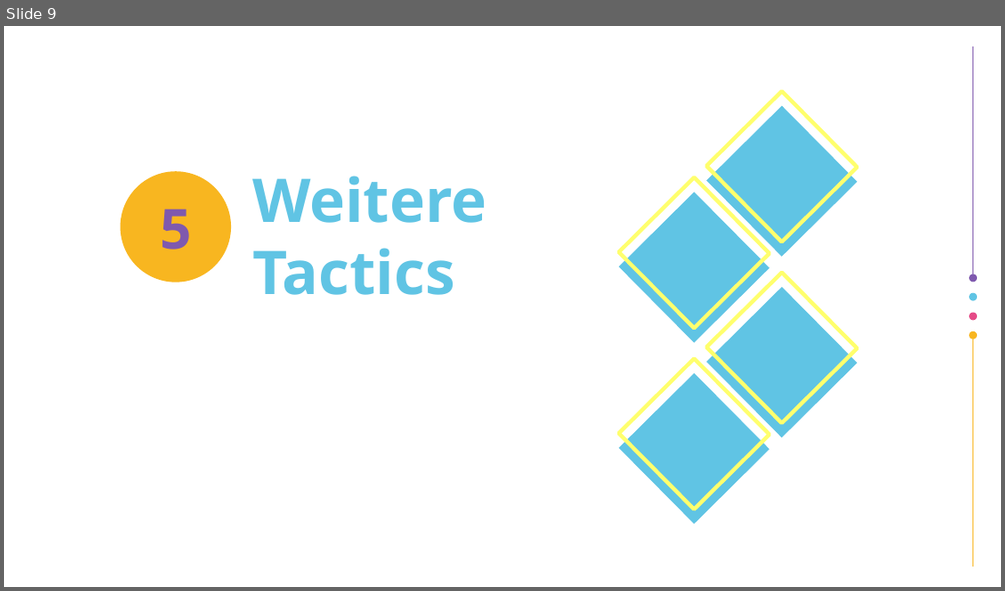
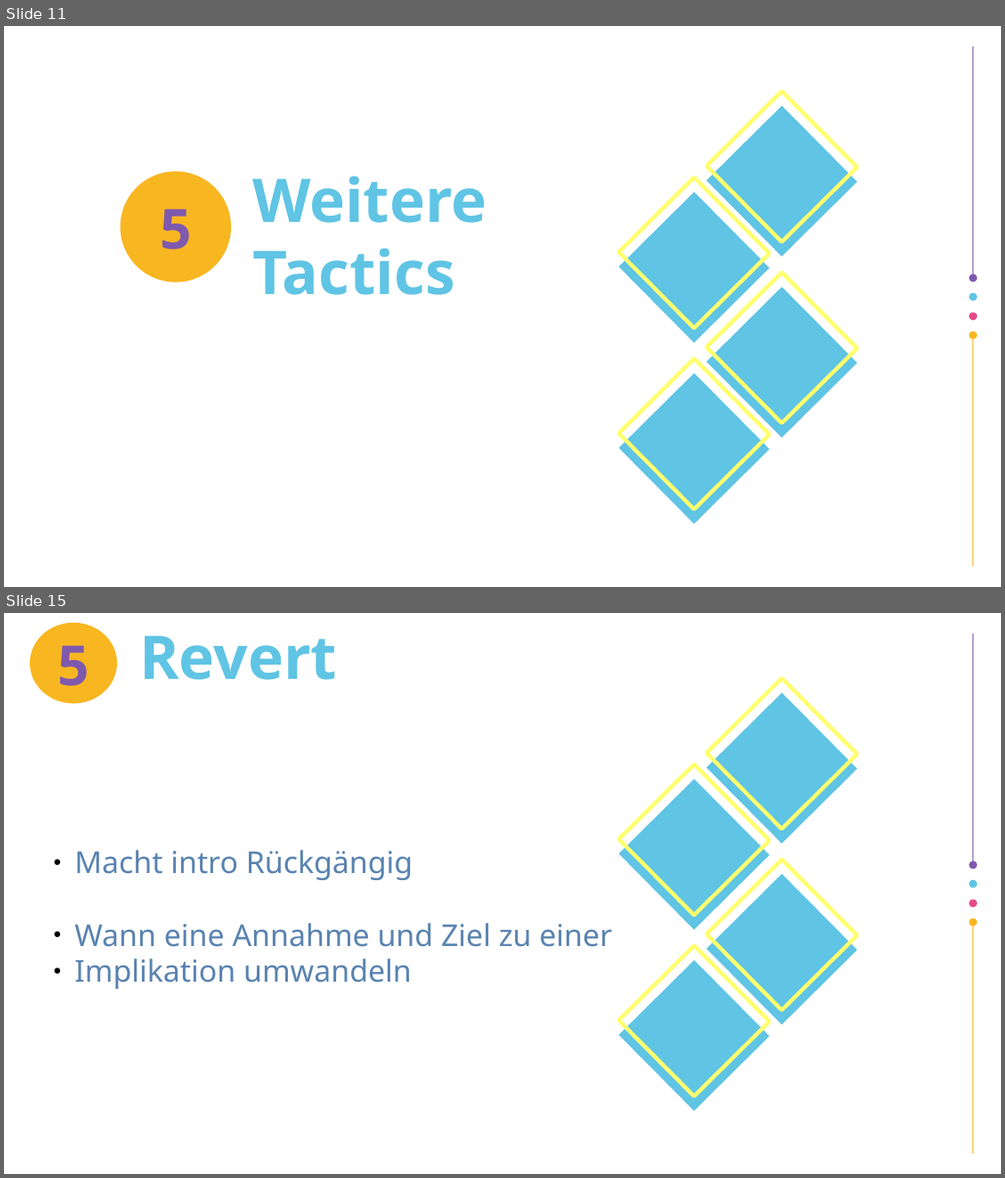
Before and after one commit to airberlin1/ProseminarBeweisassistenten, a slide deck: presentation.odp. Shown one above the other, each under a label of ours: slide 9 before the commit, slides 11 and 15 after it; the slides between them are not shown. The pictures are 1005x591 and 1005x1178 pixels, drawn with LibreOffice and Linux fonts; fonts in the diff are those of the drawing; background and template pictures are left out. Boxes give left, top, right and bottom in pixels: in the first picture for what was removed or moved away, otherwise in the second. Text is boxed around its words. In the diff, an @@ line names an element or a change of style, - is before the commit and + after.

```diff
--- a/presentation.odp
+++ b/presentation.odp
@@ slide 15 added at bbox=[4, 613, 1001, 1174], background #FFFFFF; not listed: 14 template elements that a slide beside it also shows @@
@@ freeform shape added at bbox=[30, 623, 117, 704], fill #F8B620, 44 pt, text #7F59AE, bold @@
+5
@@ title added at bbox=[139, 635, 337, 680], 48 pt, text #60C4E4, bold @@
+Revert
@@ text added at bbox=[74, 850, 612, 989], 24 pt, text #5983B0 @@
+● Macht intro Rückgängig
+● Wann eine Annahme und Ziel zu einer
+● Implikation umwandeln
@@ what was slide 9 is now slide 11 @@
```
Also in this commit, not shown: 1 slide changed, 8 other slides added, 2 other files.
